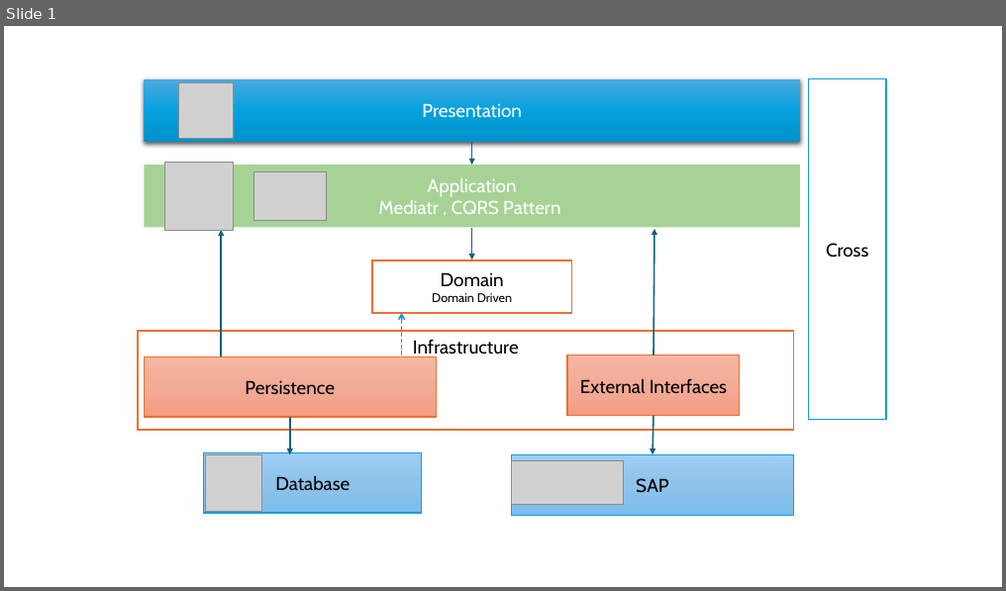
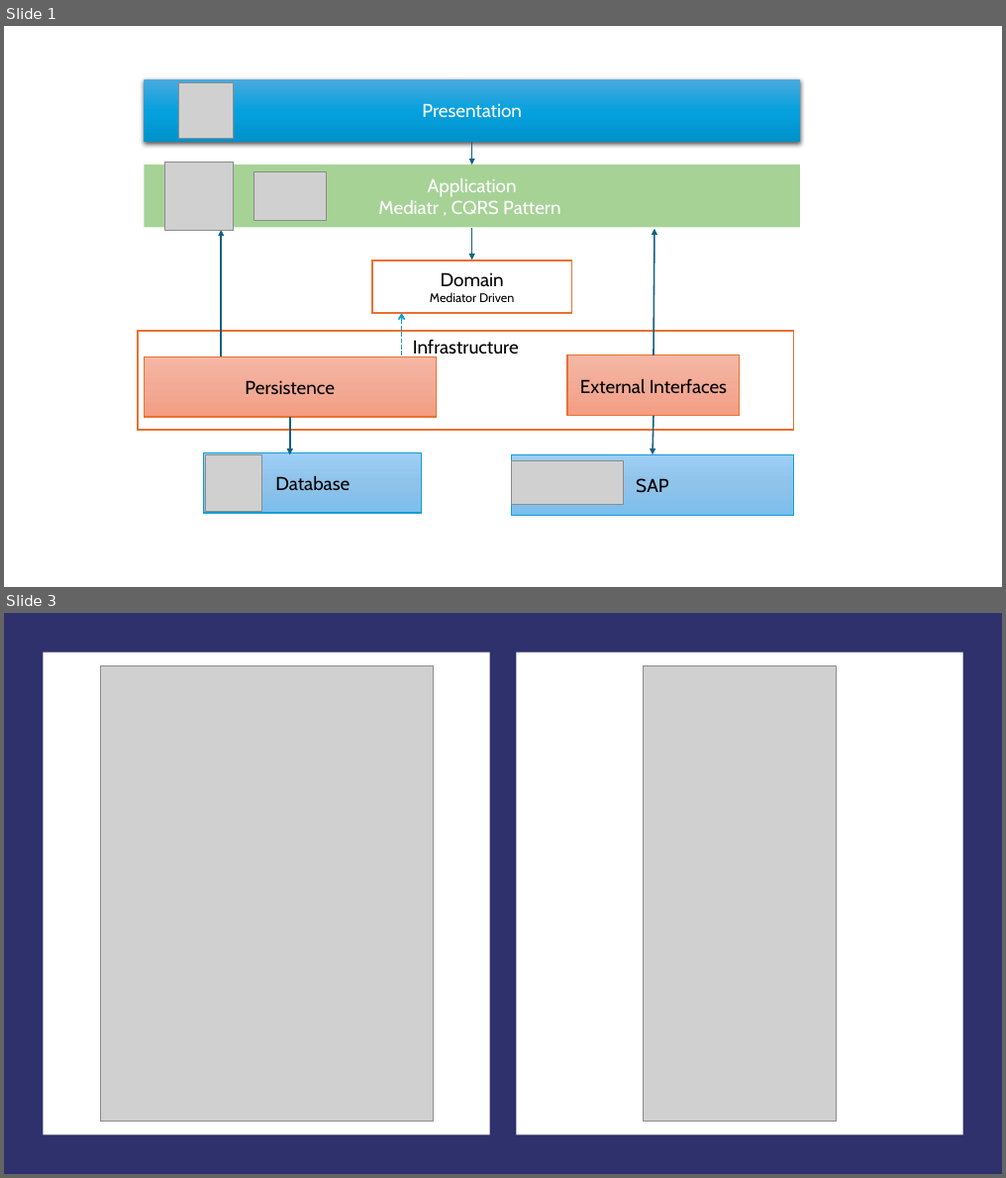
Before and after one commit to NicolasStoupy/FlexiTask, a slide deck: Rapports&Delivrables/Architecture.pptx. Shown one above the other, each under a label of ours: slide 1 before the commit, slides 1 and 3 after it; the slides between them are not shown. The pictures are 1006x591 and 1006x1178 pixels, drawn with LibreOffice and Linux fonts; fonts in the diff are those of the drawing; grey boxes stand for pictures. Boxes give left, top, right and bottom in pixels: in the first picture for what was removed or moved away, otherwise in the second. Text is boxed around its words. In the diff, an @@ line names an element or a change of style, - is before the commit and + after.

```diff
--- a/Rapports&Delivrables/Architecture.pptx
+++ b/Rapports&Delivrables/Architecture.pptx
@@ slide 3 added at [4, 613, 1002, 1174], background #FFFFFF @@
@@ rectangle added at [4, 613, 1002, 1174], fill #2E316B @@
@@ rectangle added at [43, 653, 490, 1136], fill #FFFFFF @@
@@ picture added at [100, 665, 433, 1121] @@
@@ rectangle added at [516, 653, 963, 1136], fill #FFFFFF @@
@@ picture added at [644, 665, 836, 1121] @@
@@ slide 1 changed as well @@
@@ rectangle removed at [809, 79, 887, 420] @@
-Cross
@@ text in rectangle at [430, 273, 514, 302]: text changed @@
-Domain
-Domain Driven
+Domain
+Mediator Driven
```
Also in this commit, not shown: 1 other slide added, 5 other files.
